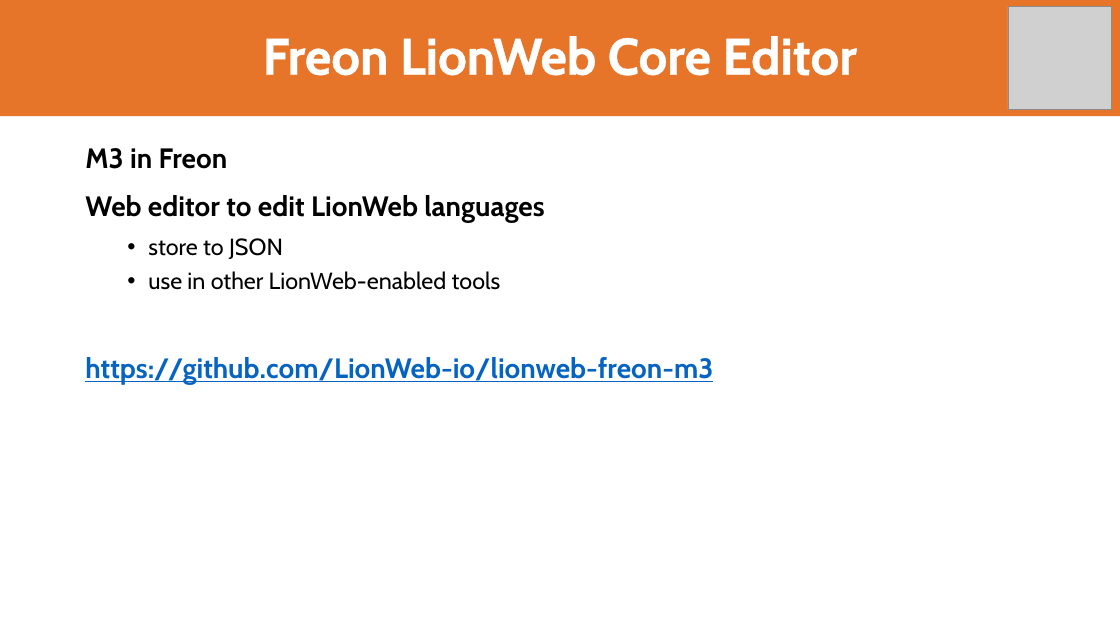
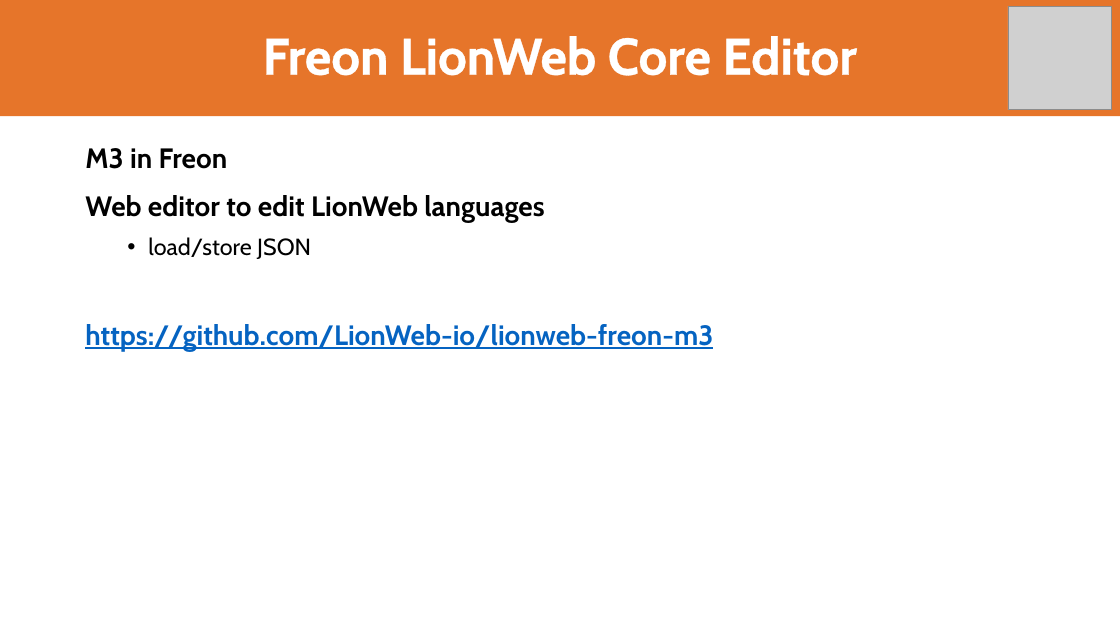
Before and after one commit to LionWeb-io/specification, a slide deck: slide 27 of resources/LangDev 2024 Talk.pptx. Drawn at 1120x630 pixels with LibreOffice and Linux fonts; fonts in the diff are those of the drawing; grey boxes stand for pictures; background and template pictures are left out. Boxes give left, top, right and bottom in pixels: in the first picture for what was removed or moved away, otherwise in the second. Text is boxed around its words. In the diff, an @@ line names an element or a change of style, - is before the commit and + after.

Commit message:
changes during core team discussion

```diff
--- a/resources/LangDev 2024 Talk.pptx
+++ b/resources/LangDev 2024 Talk.pptx
@@ text at (x1=148, y1=237, x2=311, y2=259): text changed @@
-  • store to JSON
-  • use in other LionWeb-enabled tools
+  • load/store JSON
```
Also in this commit, not shown: 12 other slides changed, 1 slide added, 4 slides removed.
